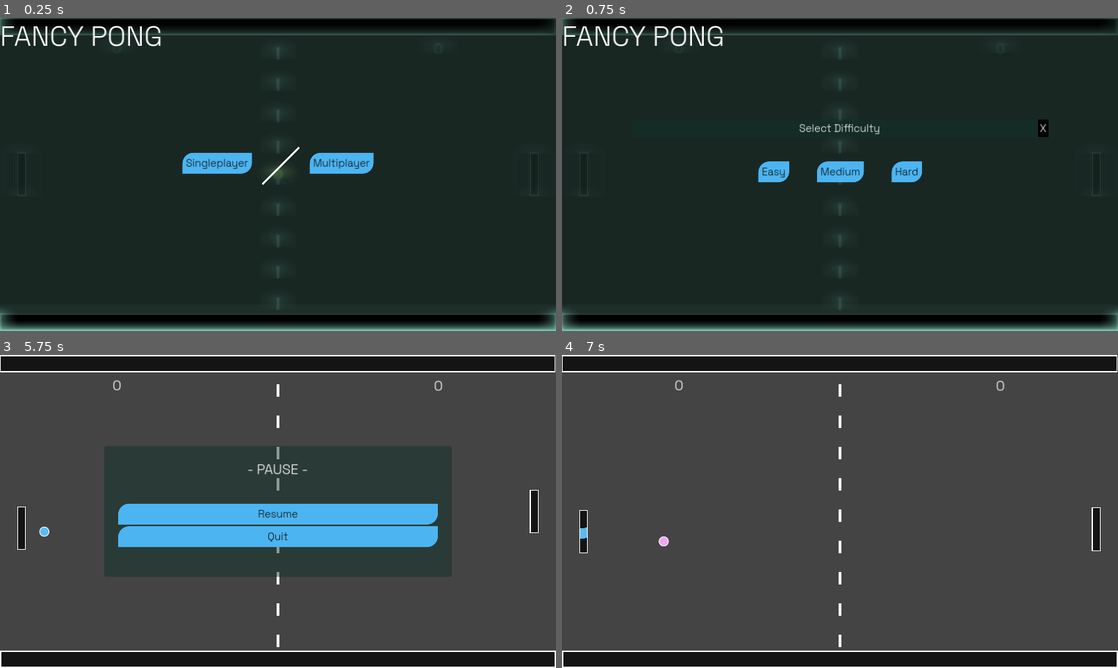
Above: before the commit, frames 1-4 (two rows, left to right).
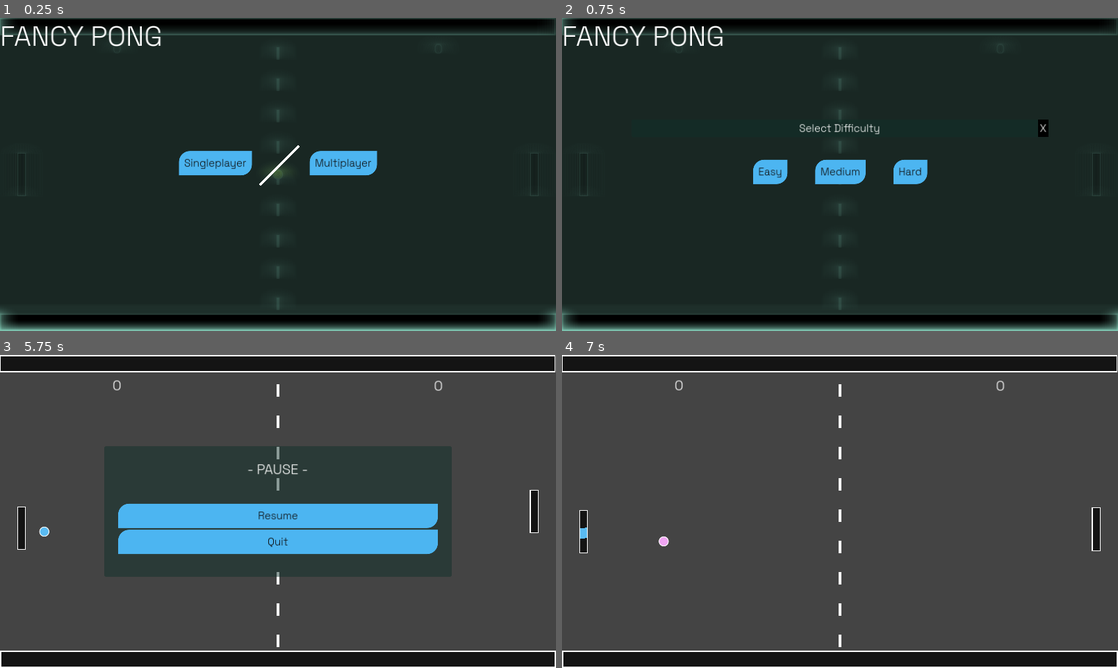
Above: after the commit, the same moments.

Repository: dan-singer/godot-pong
Game: Godot game, scene res://scenes/front_end.tscn
Same seed, same stepped clock (60 frames per second), same inputs: the game is played once before the commit and once after it.
Inputs (mouse positions are in pixels of both pictures, inside the frame that each line leads up to):
- Up to frame 1 (0.25 s): no input
- Up to frame 2 (0.75 s): click "Singleplayer" at 0.5 s
- Up to frame 3 (5.75 s): click "Easy" at 1.25 s; tap Enter at 2, 4.25 s; move the mouse to (400, 495) at 2.02 s; hold W (p1_move_up) 2.03-2.75 s; tap O at 2.1, 5.1 s; click (400, 495) at 2.17 s; drag from (166, 527) to (250, 574) at 2.77 s; tap Space at 3.5, 5 s; move the mouse to (333, 442) at 3.52 s; hold W (p1_move_up) 3.53-4.25 s; tap Shift at 3.6 s; drag from (250, 574) to (111, 464) at 4.27 s; move the mouse to (444, 558) at 5.02 s; hold S (p1_move_down) from 5.03 s (still down); tap Escape (pause) at 5.65 s
- Up to frame 4 (7 s): release S (p1_move_down) at 5.75 s; drag from (673, 464) to (756, 433) at 5.77 s; click "Resume" at 6.5 s

The runs differ from the first frame. In frame 1, 0.9% of the frame differs, in the area x 32-68%, y 40-54%; in frame 2, 0.6%; in frame 3, 2.0%, in the area x 21-79%, y 49-64%; in frame 4, nothing differs.

Commit message:
Fix pause bug

Diff:
--- a/scenes/paddle.tscn
+++ b/scenes/paddle.tscn
@@ -23,9 +23,9 @@
 shader_parameter/progress = 0.0
 shader_parameter/trace_width = 0.12
 
-[sub_resource type="Image" id="Image_qxvj4"]
+[sub_resource type="Image" id="Image_smdt3"]
 data = {
-"data": PackedByteArray(0, 0, 0, 0, 0, 0, 0, 0, 0, 0, 0, 0,  …(2612 unchanged characters)…  0, 0, 0, 0, 0, 0, 0, 0, 0, 0, 0, 0, 0, 100, 100, 100, 255, 100, 100, 100, 255, 100, 100, 100, 255, 100, 100, 100, 255, 100, 100, 100, 255, 100, 100, 100, 255, 100, 100, 100, 255, 100, 100, 100, 255, 100, 100, 100, 255, 100, 100, 100, 255, 100, 100, 100, 255, 100, 100, 100, 255, 100, 100, 100, 255, 100, 100, 100, 255, 100, 100, 100, 255, 100, 100, 100, 255, 100, 100, 100, 255, 100, 100, 100, 255, 100, 100, 100, 255, 100, 100, 100, 255, 100, 100, 100, 255, 100, 100, 100, 255, 100, 100, 100, 255, 100, 100, 100, 255, 100, 100, 100, 255, 100, 100, 100, 255, 100, 100, 100, 255, 100, 100, 100, 255, 100, 100, 100, 255, 100, 100, 100, 255, 100, 100, 100, 255),
+"data": PackedByteArray(0, 0, 0, 0, 0, 0, 0, 0, 0, 0, 0, 0,  …(2612 unchanged characters)…  0, 0, 0, 0, 0, 0, 0, 0, 0, 0, 0, 0, 0, 35, 38, 52, 255, 41, 48, 66, 255, 49, 60, 82, 255, 49, 60, 82, 255, 49, 60, 82, 255, 49, 60, 82, 255, 49, 60, 82, 255, 49, 60, 82, 255, 49, 60, 82, 255, 49, 60, 82, 255, 49, 62, 86, 255, 66, 140, 189, 255, 66, 142, 189, 255, 66, 142, 189, 255, 66, 140, 189, 255, 49, 57, 77, 255, 52, 60, 80, 255, 49, 57, 77, 255, 66, 140, 189, 255, 66, 142, 189, 255, 66, 142, 189, 255, 66, 140, 189, 255, 49, 62, 86, 255, 49, 60, 82, 255, 49, 60, 82, 255, 49, 60, 82, 255, 49, 60, 82, 255, 49, 60, 82, 255, 49, 60, 82, 255, 49, 60, 82, 255, 49, 60, 82, 255),
 "format": "RGBA8",
 "height": 64,
 "mipmaps": true,
@@ -33,7 +33,7 @@
 }
 
 [sub_resource type="ImageTexture" id="ImageTexture_68t6n"]
-image = SubResource("Image_qxvj4")
+image = SubResource("Image_smdt3")
 
 [node name="Paddle" type="CharacterBody2D"]
 collision_layer = 2
--- a/scripts/pause.gd
+++ b/scripts/pause.gd
@@ -10,4 +10,5 @@
 
 
 func _on_quit_pressed() -> void:
+	get_tree().paused = false
 	get_tree().change_scene_to_packed(front_end_scene)
--- a/themes/pong.tres
+++ b/themes/pong.tres
@@ -24,28 +24,28 @@
 bg_color = Color(0.212305, 0.212305, 0.212305, 1)
 
 [sub_resource type="StyleBoxFlat" id="StyleBoxFlat_1o12d"]
-content_margin_left = 8.0
-content_margin_top = 8.0
-content_margin_right = 8.0
-content_margin_bottom = 8.0
+content_margin_left = 12.0
+content_margin_top = 12.0
+content_margin_right = 12.0
+content_margin_bottom = 12.0
 bg_color = Color(0.166917, 0.609955, 0.842198, 1)
 corner_radius_top_left = 32
 corner_radius_bottom_right = 32
 
 [sub_resource type="StyleBoxFlat" id="StyleBoxFlat_onthp"]
-content_margin_left = 8.0
-content_margin_top = 8.0
-content_margin_right = 8.0
-content_margin_bottom = 8.0
+content_margin_left = 12.0
+content_margin_top = 12.0
+content_margin_right = 12.0
+content_margin_bottom = 12.0
 bg_color = Color(0.298039, 0.709804, 0.945098, 1)
 corner_radius_top_left = 25
 corner_radius_bottom_right = 25
 
 [sub_resource type="StyleBoxFlat" id="StyleBoxFlat_6riq0"]
-content_margin_left = 8.0
-content_margin_top = 8.0
-content_margin_right = 8.0
-content_margin_bottom = 8.0
+content_margin_left = 12.0
+content_margin_top = 12.0
+content_margin_right = 12.0
+content_margin_bottom = 12.0
 bg_color = Color(0.0864453, 0.455656, 0.640798, 1)
 corner_radius_top_left = 25
 corner_radius_bottom_right = 25
